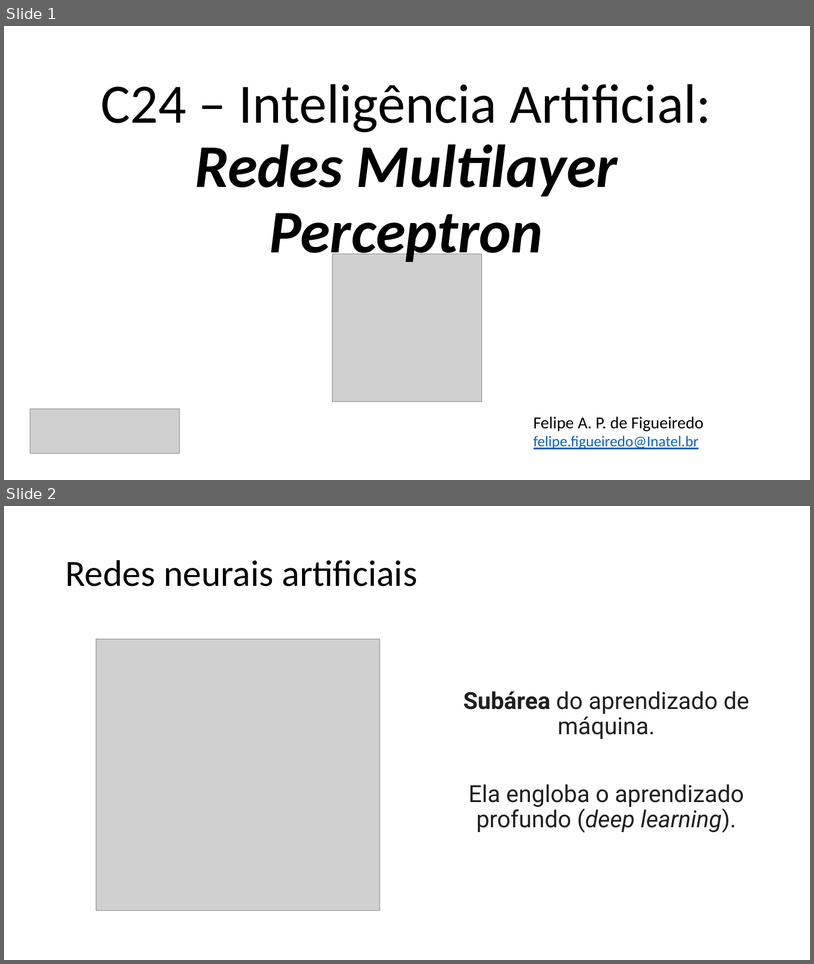
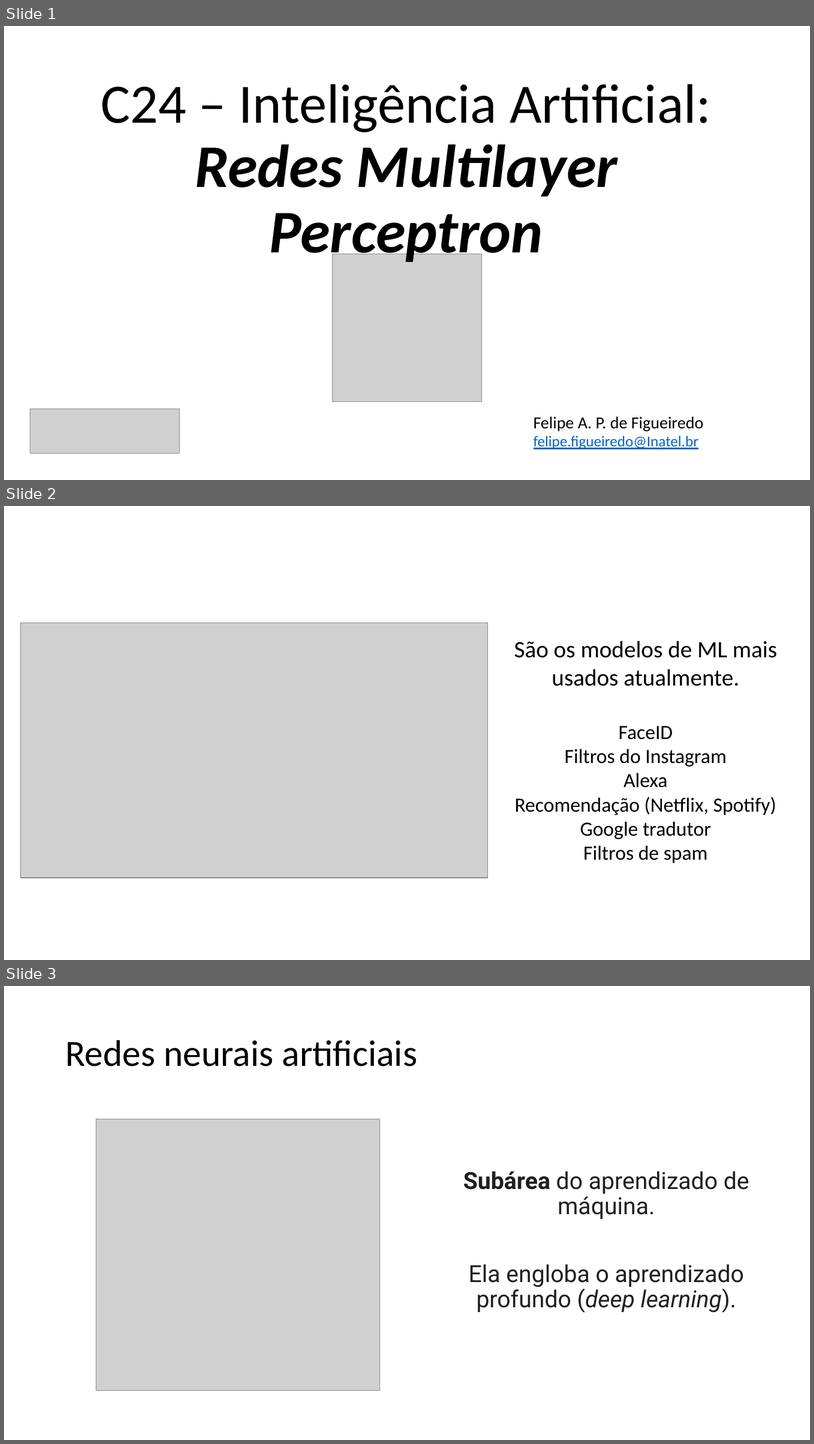
Before and after one commit to zz4fap/c24_inteligencia_artificial, a slide deck: slides/C24_MLP.pptx. Shown one above the other, each under a label of ours: slides 1 and 2 before the commit, slides 1, 2 and 3 after it. The pictures are 814x964 and 814x1444 pixels, drawn with LibreOffice and Linux fonts; fonts in the diff are those of the drawing; grey boxes stand for pictures. Boxes give left, top, right and bottom in pixels: in the first picture for what was removed or moved away, otherwise in the second. Text is boxed around its words. In the diff, an @@ line names an element or a change of style, - is before the commit and + after.

```diff
--- a/slides/C24_MLP.pptx
+++ b/slides/C24_MLP.pptx
@@ slide 2 added at (4,506,810,960), background #FFFFFF @@
@@ picture added at (21,623,489,877) @@
@@ text added at (515,640,777,863), 24 pt, text #000000 @@
+São os modelos de ML mais usados atualmente.
+FaceID
+Filtros do Instagram
+Alexa
+Recomendação (Netflix, Spotify)
+Google tradutor
+Filtros de spam
@@ what was slide 2 is now slide 3 @@
```
Also in this commit, not shown: 2 slides changed, 6 other slides added, 3 slides removed.
